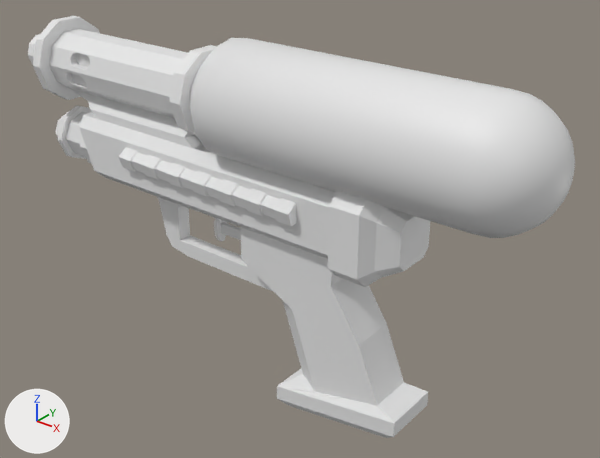
Two versions of the Blender file Assets/Models/squirtGun.blend, one commit apart.
Rendered twice from a 50 mm camera at (3.6, -4.03, 2.11) aimed at (0.21, 0.21, -0.52). Every picture has the same lights, and +X, +Y and +Z are marked at lower left.

Before the edit, the objects in view are built like this:
```python
me_cube_002 = bpy.data.meshes.new('Cube.002')
me_cube_002.from_pydata(...)  # 726 vertices, 596 faces; spans x -1.9..1.08, y -0.27..0.27, z -1.26..0.74
me_sphere = bpy.data.meshes.new('Sphere')
me_sphere.from_pydata(...)  # 209 vertices, 209 faces; spans x -0.5..0.5, y -0.5..0.5, z -2.79..0.5
me_sphere.polygons.foreach_set('use_smooth', [True] * 209)
me_sphere_001 = bpy.data.meshes.new('Sphere.001')
me_sphere_001.from_pydata(...)  # 89 vertices, 90 faces; spans x -0.65..0.65, y -0.65..0.65, z -1.54..0.5
ob_cube = bpy.data.objects.new('Cube', me_cube_002)
ob_cube.location = (0.0, 0.0, -0.188)
ob_cube.scale = (1.25, 1.25, 1.25)
ob_sphere = bpy.data.objects.new('Sphere', me_sphere)
ob_sphere.location = (1.767, 0.0, 0.432)
ob_sphere.rotation_euler = (0.0, 1.571, 0.0)  # degrees (0, 90, 0)
ob_sphere.scale = (0.824, 0.824, 0.824)
ob_sphere_001 = bpy.data.objects.new('Sphere.001', me_sphere_001)
ob_sphere_001.location = (-2.014, 0.0, -0.198)
ob_sphere_001.rotation_euler = (0.0, -1.571, 0.0)  # degrees (0, -90, 0)
ob_sphere_001.scale = (0.356, 0.356, 0.356)
```
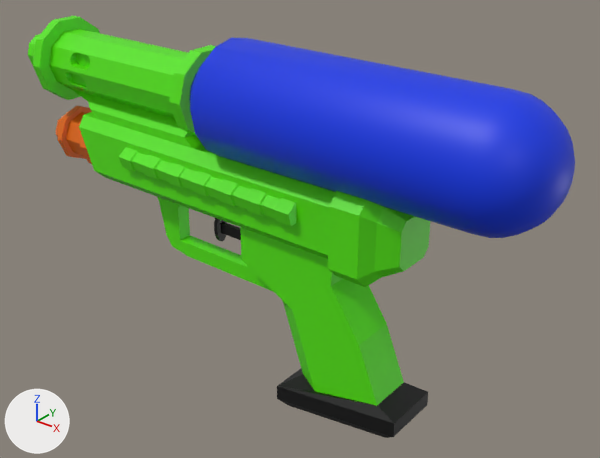
Where the change shows, as pixel boxes [x1, y1, x2, y2] in the pictures (600 x 458 px):
'Sphere', recoloured (white to blue): [190, 38, 575, 238] in both
'Sphere.001', recoloured (grey to orange): [55, 106, 92, 164] in both
part 1 of me_cube_002, recoloured (grey to green): [28, 16, 430, 406] in both
part 2 of me_cube_002, recoloured (grey to black): [214, 218, 241, 241] in both
part 3 of me_cube_002, recoloured (white to black): [277, 369, 394, 438] in both
part 4 of me_cube_002, recoloured (white to black): [377, 383, 428, 437] in both

What changed in the scene script:
```text
Add mat_material_001:
    mat_material_001 = principled_material('Material.001')
    mat_material_001.base_color = (0.0906, 0.8, 0.0)  # green #55e700
Add mat_material_003:
    mat_material_003 = principled_material('Material.003')
    mat_material_003.base_color = (0.0, 0.0, 0.0)  # black #000000
Add mat_material:
    mat_material = principled_material('Material')
    mat_material.base_color = (0.8, 0.148, 0.00197)  # orange #e76b06
Add mat_material_002:
    mat_material_002 = principled_material('Material.002')
    mat_material_002.base_color = (0.0, 0.0379, 0.8)  # blue #0037e7
Change me_sphere:
    where me_sphere.from_pydata(...)  # 209 vertices, 209 faces; spans x -0.5..0.5, y -0.5..0.5, z -2.79..0.5
    add me_sphere.materials.append(mat_material_002)  # blue #0037e7
Change me_sphere_001:
    where me_sphere_001.from_pydata(...)  # 89 vertices, 90 faces; spans x -0.65..0.65, y -0.65..0.65, z -1.54..0.5
    add me_sphere_001.materials.append(mat_material)  # orange #e76b06
Change me_cube_002:
    where me_cube_002.from_pydata(...)  # 726 vertices, 596 faces; spans x -1.9..1.08, y -0.27..0.27, z -1.26..0.74
    used by ob_cube; location = (0.0, 0.0, -0.188); scale = (1.25, 1.25, 1.25)
    me_cube_002 part 1: 534 of the faces centred in x -1.9..1.03, y -0.25..0.25, z -0.84..0.74 switch from no material to mat_material_001 (green #55e700)
    me_cube_002 part 2: all 49 faces centred in x -0.33..-0.06, y -0.04..0.04, z -0.42..-0.24 switch from no material to mat_material_003 (black #000000)
    me_cube_002 part 3: all 10 faces centred in x 0.27..0.7, y -0.17..0.17, z -1.24..-1.05 switch from no material to mat_material_003 (black #000000)
    me_cube_002 part 4: all 3 faces centred in x 1.01..1.08, y 0.0, z -1.12..-0.99 switch from no material to mat_material_003 (black #000000)
```
